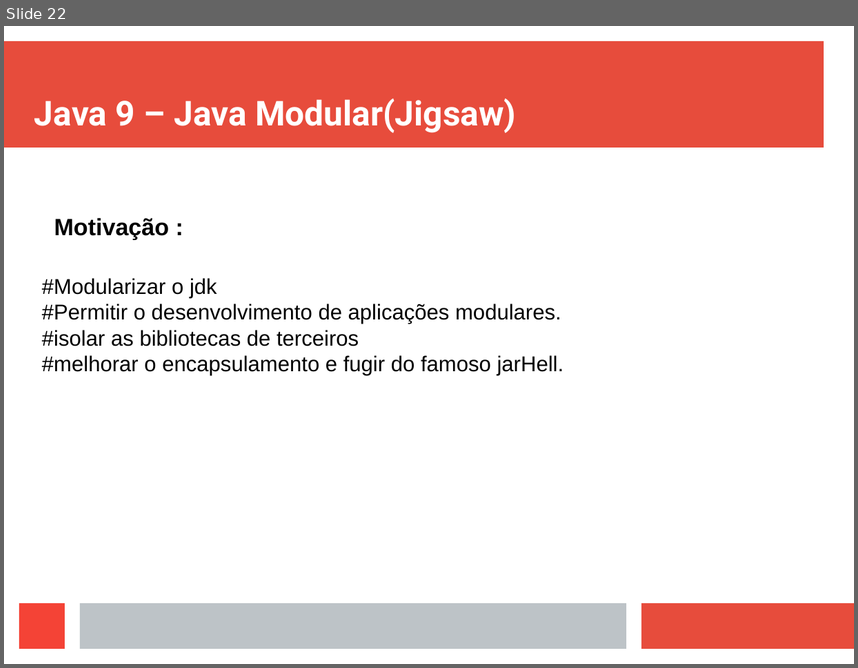
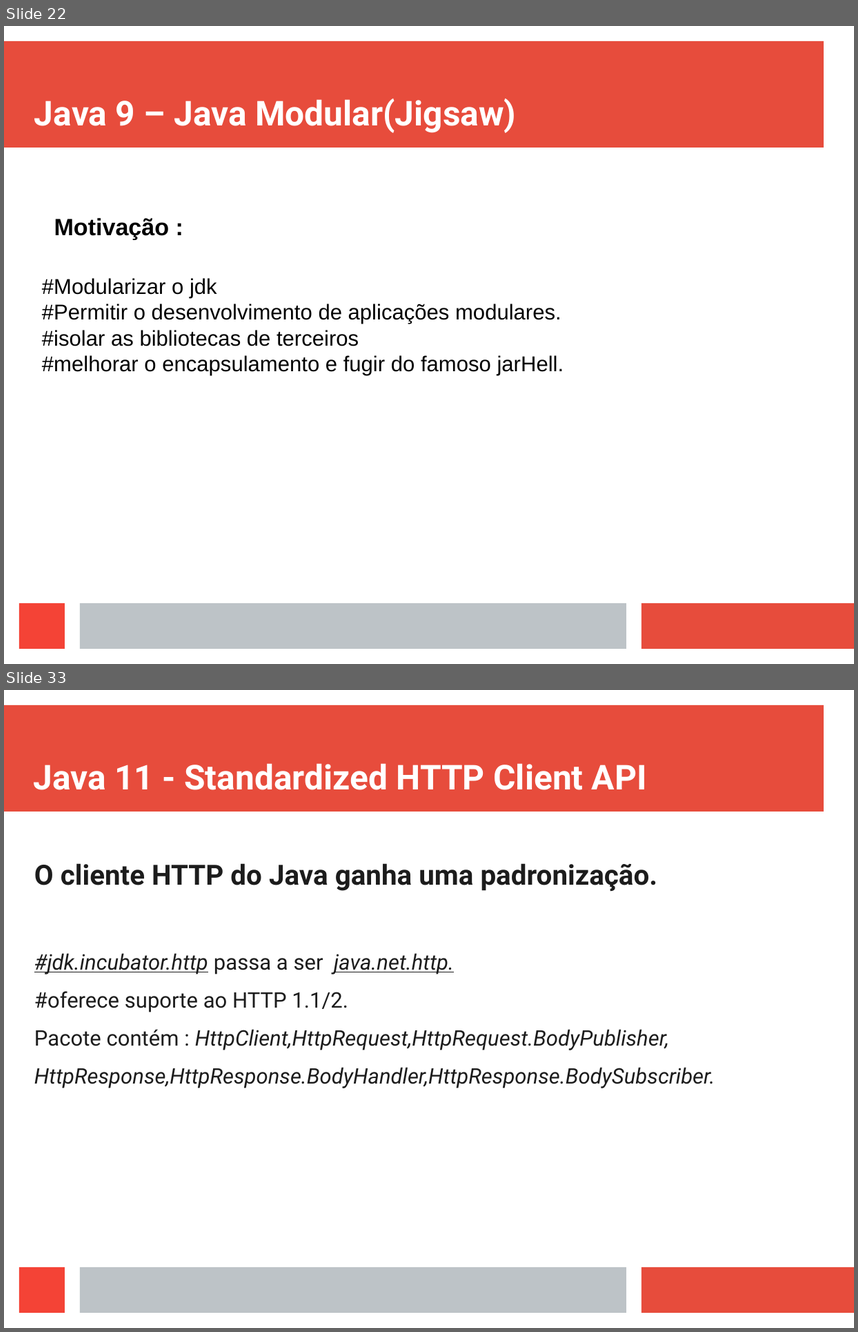
Before and after one commit to viniciusFortti/test, a slide deck: Apresentação/ApresentaçãoTerceiraSemana.odp. Shown one above the other, each under a label of ours: slide 22 before the commit, slides 22 and 33 after it; the slides between them are not shown. The pictures are 858x668 and 858x1332 pixels, drawn with LibreOffice and Linux fonts; fonts in the diff are those of the drawing. Boxes give left, top, right and bottom in pixels: in the first picture for what was removed or moved away, otherwise in the second. Text is boxed around its words. In the diff, an @@ line names an element or a change of style, - is before the commit and + after.

```diff
--- a/Apresentação/ApresentaçãoTerceiraSemana.odp
+++ b/Apresentação/ApresentaçãoTerceiraSemana.odp
@@ slide 33 added at box(4, 690, 854, 1328), background #FFFFFF; not listed: 4 template elements that a slide beside it also shows @@
@@ title added at box(34, 763, 647, 790), 32 pt, text #FFFFFF, bold @@
+Java 11 - Standardized HTTP Client API
@@ text added at box(34, 863, 715, 1088), 20 pt, text #1C1C1C, italic @@
+O cliente HTTP do Java ganha uma padronização.
+#jdk.incubator.http passa a ser java.net.http.
+#oferece suporte ao HTTP 1.1/2.
+Pacote contém : HttpClient,HttpRequest,HttpRequest.BodyPublisher,
+HttpResponse,HttpResponse.BodyHandler,HttpResponse.BodySubscriber.
```
Also in this commit, not shown: 11 other slides added, 3 other files.
